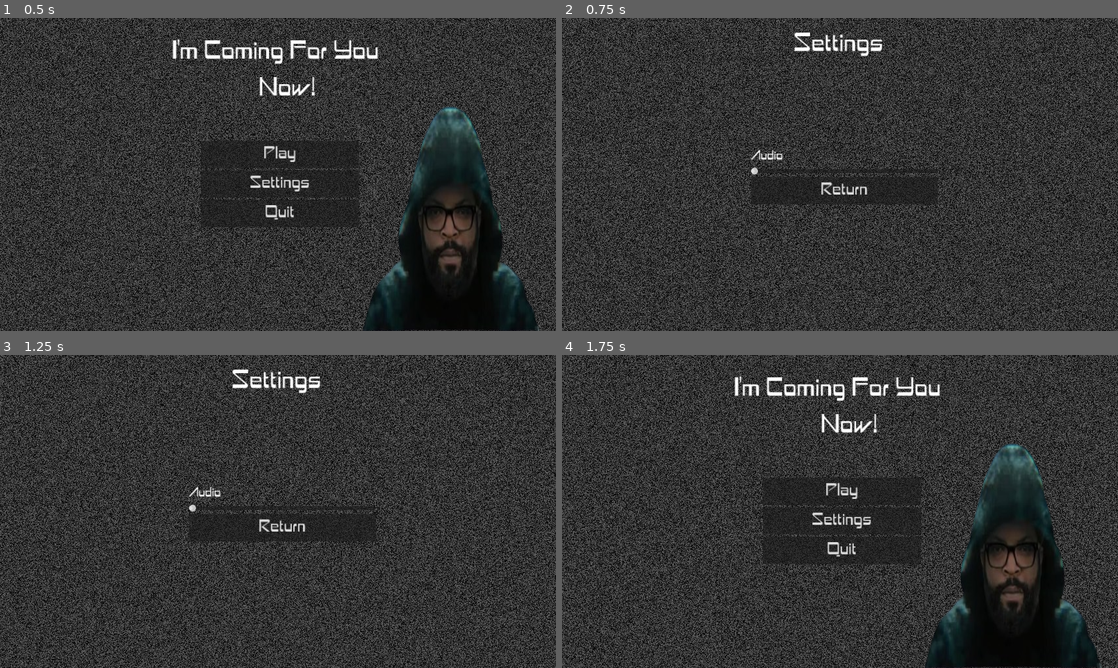
Above: before the commit, frames 1-4 (two rows, left to right).
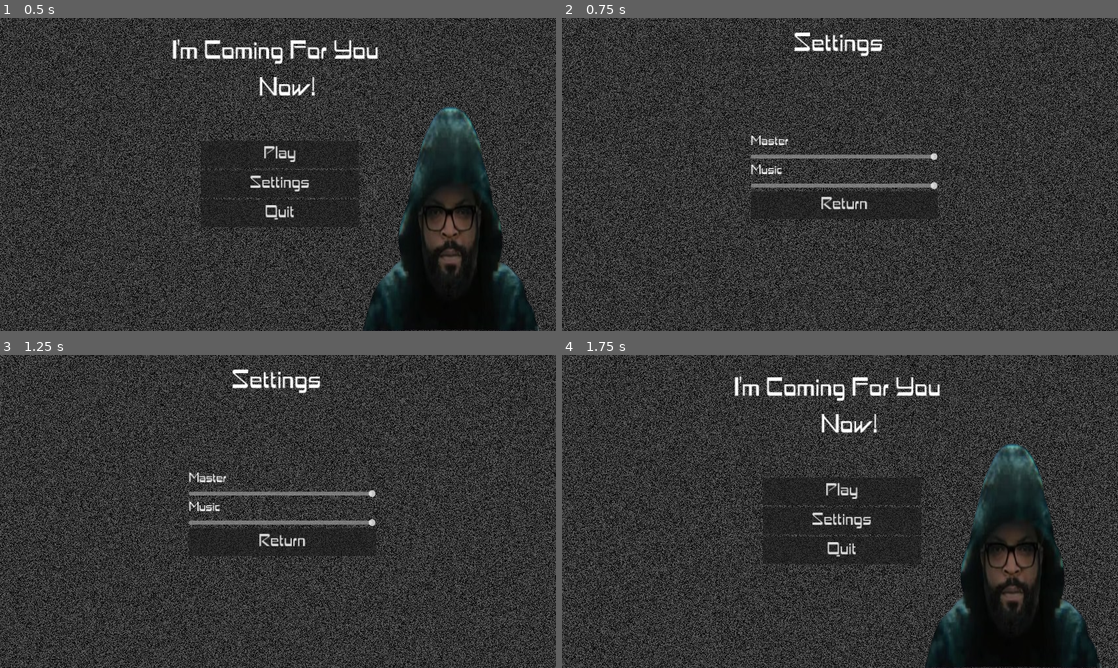
Above: after the commit, the same moments.

Repository: T2703/Ice-Cube-Chase-Game
Game: Godot game, scene res://scenes/ui/menu.tscn
Two runs of this game, one before a commit and one after it. Both use one fixed random seed, a clock stepped at 60 frames per second and the inputs below.
Inputs:
- Up to frame 1 (0.5 s): no input
- Up to frame 2 (0.75 s): click "Settings" at 0.5 s
- Up to frame 3 (1.25 s): no input
- Up to frame 4 (1.75 s): click "Return" at 1.25 s

Frame 1 is identical in both runs. In frame 2, 2.4% of the frame differs, in the area x 33-68%, y 37-65%; in frame 3, 2.4%; in frame 4, nothing differs.

Commit message:
Added in an audio slider

Diff:
--- /dev/null
+++ b/default_bus_layout.tres
@@ -0,0 +1,15 @@
+[gd_resource type="AudioBusLayout" format=3 uid="uid://bfardxsuad8m5"]
+
+[resource]
+bus/1/name = &"Music"
+bus/1/solo = false
+bus/1/mute = false
+bus/1/bypass_fx = false
+bus/1/volume_db = 0.0
+bus/1/send = &"Master"
+bus/2/name = &"SFX"
+bus/2/solo = false
+bus/2/mute = false
+bus/2/bypass_fx = false
+bus/2/volume_db = 0.0
+bus/2/send = &"Master"
--- a/scenes/level/main_level.tscn
+++ b/scenes/level/main_level.tscn
@@ -65,3 +65,4 @@
 stream = ExtResource("5_vwhs5")
 volume_db = -1.354
 autoplay = true
+bus = &"Music"
--- a/scenes/player/player.tscn
+++ b/scenes/player/player.tscn
@@ -69,6 +69,7 @@
 [node name="Footsteps" type="AudioStreamPlayer2D" parent="SFX"]
 stream = ExtResource("3_8auyg")
 volume_db = 9.905
+bus = &"SFX"
 
 [node name="FootstepsTimer" type="Timer" parent="SFX"]
 wait_time = 0.45
--- a/scenes/ui/game_over.tscn
+++ b/scenes/ui/game_over.tscn
@@ -72,6 +72,7 @@
 [node name="GameOverMusic" type="AudioStreamPlayer" parent="."]
 stream = ExtResource("5_xf8sm")
 autoplay = true
+bus = &"Music"
 
 [connection signal="pressed" from="RetryButton" to="." method="_on_retry_button_pressed"]
 [connection signal="toggled" from="RetryButton" to="." method="_on_retry_button_toggled"]
--- a/scenes/ui/menu.tscn
+++ b/scenes/ui/menu.tscn
@@ -78,6 +78,7 @@
 [node name="MenuMusic" type="AudioStreamPlayer" parent="."]
 stream = ExtResource("6_riet2")
 autoplay = true
+bus = &"Music"
 
 [connection signal="pressed" from="VBoxContainer/PlayButton" to="." method="_on_play_button_pressed"]
 [connection signal="pressed" from="VBoxContainer/SettingsButton" to="." method="_on_settings_button_pressed"]
--- a/scenes/ui/settings.tscn
+++ b/scenes/ui/settings.tscn
@@ -1,8 +1,9 @@
-[gd_scene load_steps=5 format=3 uid="uid://cbgt4hopo4hwa"]
+[gd_scene load_steps=6 format=3 uid="uid://cbgt4hopo4hwa"]
 
 [ext_resource type="Shader" path="res://scenes/ui/menu.gdshader" id="1_ia2to"]
 [ext_resource type="Script" path="res://scripts/ui/menu/settings.gd" id="1_v2t74"]
 [ext_resource type="FontFile" uid="uid://omfvsbdfk882" path="res://assets/fonts/Astron Boy.otf" id="2_41efe"]
+[ext_resource type="Script" path="res://scripts/ui/menu/audio_slider.gd" id="4_uhst5"]
 
 [sub_resource type="ShaderMaterial" id="ShaderMaterial_jju8f"]
 shader = ExtResource("1_ia2to")
@@ -55,15 +56,33 @@
 grow_vertical = 2
 alignment = 1
 
-[node name="Audio" type="Label" parent="VBoxContainer"]
+[node name="Master" type="Label" parent="VBoxContainer"]
 layout_mode = 2
 theme_override_fonts/font = ExtResource("2_41efe")
 theme_override_font_sizes/font_size = 30
-text = "Audio"
+text = "Master"
+vertical_alignment = 1
+
+[node name="MasterSlider" type="HSlider" parent="VBoxContainer"]
+layout_mode = 2
+max_value = 1.0
+step = 0.001
+script = ExtResource("4_uhst5")
+bus_name = "Master"
+
+[node name="Music" type="Label" parent="VBoxContainer"]
+layout_mode = 2
+theme_override_fonts/font = ExtResource("2_41efe")
+theme_override_font_sizes/font_size = 30
+text = "Music"
 vertical_alignment = 1
 
 [node name="AudioSlider" type="HSlider" parent="VBoxContainer"]
 layout_mode = 2
+max_value = 1.0
+step = 0.001
+script = ExtResource("4_uhst5")
+bus_name = "Music"
 
 [node name="BackButton" type="Button" parent="VBoxContainer"]
 layout_mode = 2
--- /dev/null
+++ b/scripts/ui/menu/audio_slider.gd
@@ -0,0 +1,17 @@
+extends HSlider
+
+# The name of the bus audio.
+@export var bus_name: String
+
+# The index of the bus audio.
+@export var bus_index: int
+
+func _ready() -> void:
+	bus_index = AudioServer.get_bus_index(bus_name)
+	value_changed.connect(_on_value_changed)
+
+	value = db_to_linear(AudioServer.get_bus_volume_db(bus_index))
+
+# changes the volume of the sound music thing.
+func _on_value_changed(value: float) -> void:
+	AudioServer.set_bus_volume_db(bus_index, linear_to_db(value))
